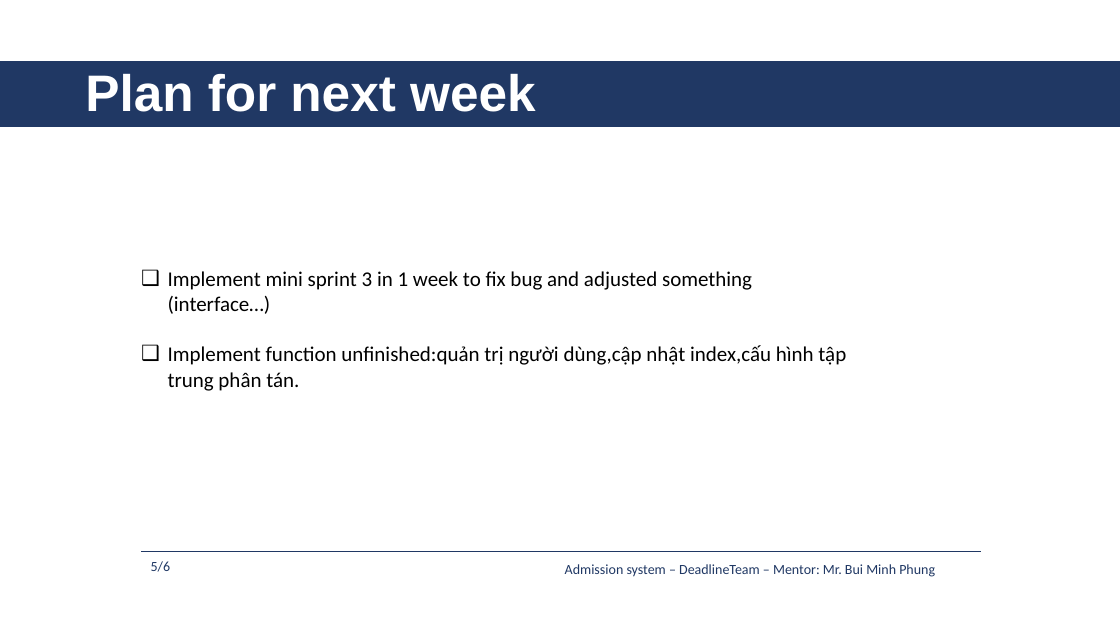
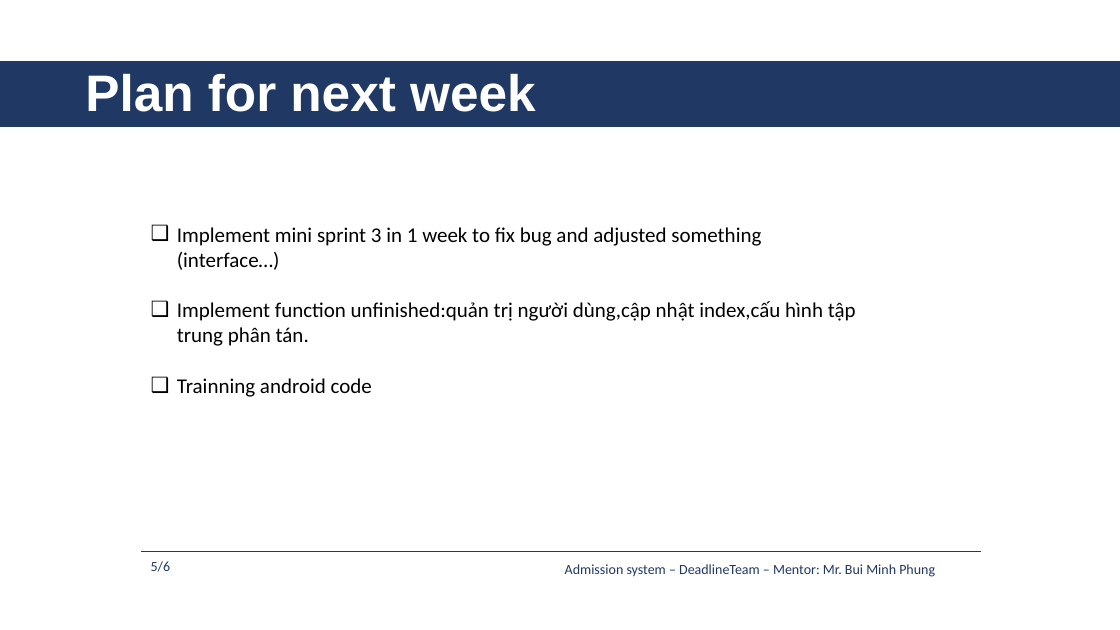
Before and after one commit to daotk/cap-deadline, a slide deck: slide 8 of 9. Presentation/AS_DeadlineTeam_Week23.pptx. Drawn at 1120x630 pixels with LibreOffice and Linux fonts; fonts in the diff are those of the drawing. Boxes give left, top, right and bottom in pixels: in the first picture for what was removed or moved away, otherwise in the second. Text is boxed around its words. In the diff, an @@ line names an element or a change of style, - is before the commit and + after.

```diff
--- a/9. Presentation/AS_DeadlineTeam_Week23.pptx
+++ b/9. Presentation/AS_DeadlineTeam_Week23.pptx
@@ text "Implement mini sprint 3 in ..." moved from (x1=168, y1=271, x2=846, y2=391) to (x1=177, y1=227, x2=856, y2=397) @@
@@ text at (x1=177, y1=378, x2=372, y2=397): paragraph added @@
+❑ Trainning android code
```
Also in this commit, not shown: 2 other slides changed, 6 other files.
